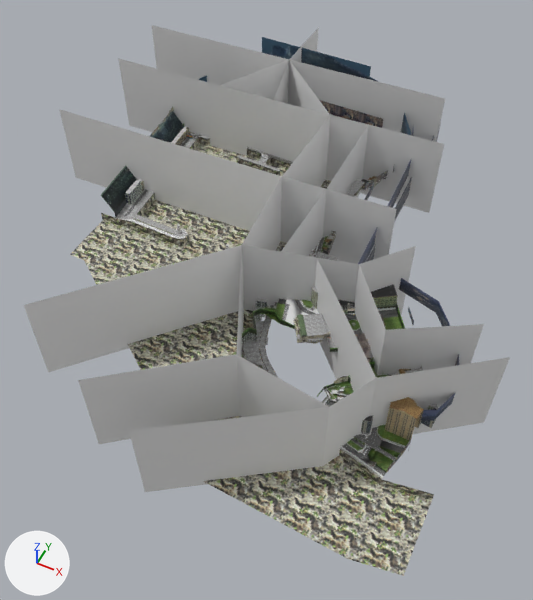
What one commit did to the Blender file data/levels/monaco/blender files/monaco_overhaul7 (gonza).blend.
Camera for both pictures: a 50 mm camera at (16257.0, -35059.0, 37730.0) aimed at (432.0, -3408.0, -1834.0). Arrows for +X, +Y and +Z are at lower left; the lights stay in place. The first picture is the older version.

Before the edit, the objects in view are built like this:
```python
ob_portals = bpy.data.objects.new('portals', me_plane)
ob_portals.location = (0.0, 0.0, 0.0)
ob_trees_large = bpy.data.objects.new('trees large', me_f1_world_grand_prix__n64_scene__012)
ob_trees_large.location = (0.0, 0.0, 0.0)
ob_trees_large.rotation_euler = (-1.571, 0.0, 0.0)  # degrees (-90, 0, 0)
ob_trees_large.scale = (30.5, 30.5, 30.5)
ob_underwater = bpy.data.objects.new('underwater', me_f1_world_grand_prix__n64_scene__027)
ob_underwater.location = (0.0, 0.0, 0.0)
ob_underwater.rotation_euler = (-1.571, 0.0, 0.0)  # degrees (-90, 0, 0)
ob_underwater.scale = (30.5, 30.5, 30.5)
# also in view: 'map' at (326.0, 156.0, 1168.0); 'distant stuff' at (-78.0, 3758.0, 2617.0); 'distant buildings' at (668.0, 2146.0, 2013.0)
```
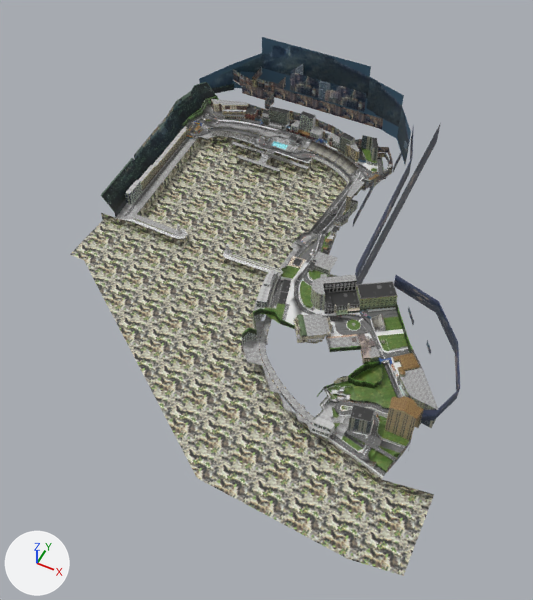
Pixel boxes (x1, y1, x2, y2) of what changed, in the pictures (533 x 600 px):
```json
{"object": "portals", "change": "hidden", "before": [24, 25, 510, 492]}
{"object": "map", "change": "unchanged, uncovered by the edit", "before": [116, 126, 438, 479], "after": [116, 99, 438, 479]}
{"object": "distant stuff", "change": "unchanged, uncovered by the edit", "before": [199, 37, 459, 421], "after": [199, 37, 460, 421]}
{"object": "distant buildings", "change": "unchanged, uncovered by the edit", "before": [320, 100, 414, 472], "after": [233, 63, 431, 472]}
```

Edits to the scene script, one JSON object a line:
```json
{"op": "add", "block": "ob_portals", "code": "ob_portals.hide_set(True)"}
```
